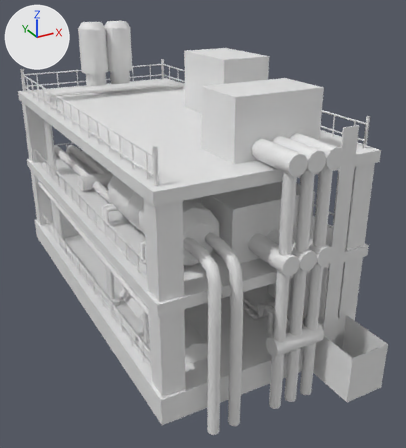
An edit to the Blender file blend/com.io7m.chemriver.chemplant/com.io7m.chemriver.chemplant.blend, drawn before and after from the same camera.
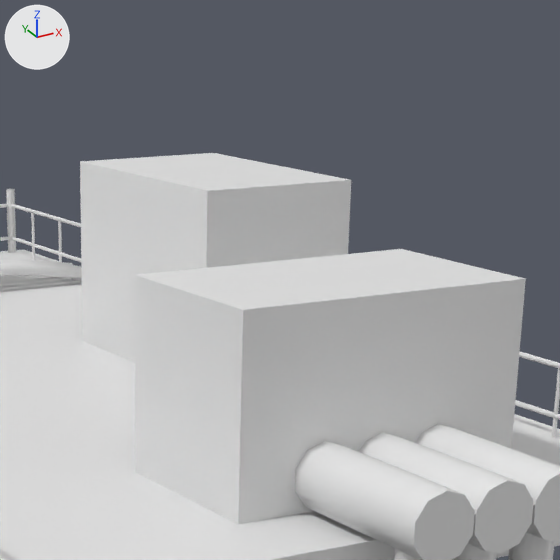
Old and new are each drawn whole from a 50 mm lens placed at (-9.5, -20.6, 12.9), pointed at (0.8, -1.9, 3.5) and again close up on the part from 39% to 82% of the width and 0% to 39% of the height. Every picture has the same lights, and +X, +Y and +Z are marked at upper left. Materials are left out; every surface is plain grey.

The first close-up shows 'chemplant_combined'.
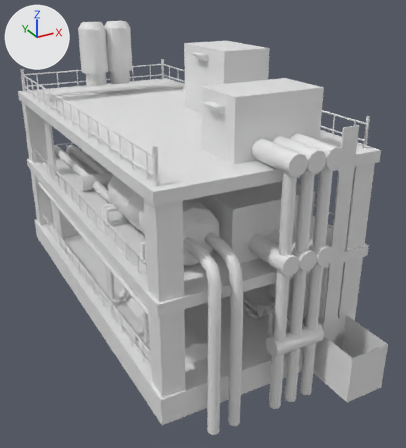
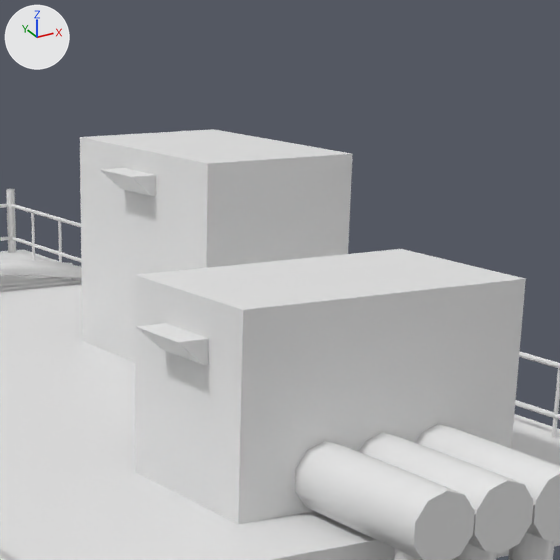
What differs and where, as boxes [x1, y1, x2, y2] in the close-ups (560 x 560 px):
'chemplant_combined', reshaped
    before: [0, 153, 560, 560]
    after: [0, 129, 560, 560]
part 1 of me_cylinder_011, built on
    before: [80, 153, 351, 362]
    after: [80, 129, 353, 365]

The change in detail:
me_cylinder_011 is used by ob_chemplant_combined; location (-2.06, -5.48, 0.46).
me_cylinder_011 had 5122 vertices, 3419 faces and spanned x -1.9..6.1, y -4.5..14.3, z -1.0..10.5.
me_cylinder_011 now has 5210 vertices, 3476 faces and spans x -1.9..6.1, y -4.5..14.3, z -1.0..10.5.
Part 1, on me_cylinder_011:
4 vertices in x 3.5..5.5, y 3.2..6.4, z 9.7 move by (0.0, 0.0, 0.3).
70 vertices are added at x -0.2..4.4, y -0.9..9.5, z 2.7..9.7.
12 new vertices lie (0.8, 0.0, 0.0) away from vertices in x 4.2, y 6.3..6.7, z 2.7..9.7.
6 new vertices lie (0.0, 0.8, 0.0) away from vertices in x 0.8..3.5, y -0.9..4.4, z 8.7..9.7.
57 new faces join them.
